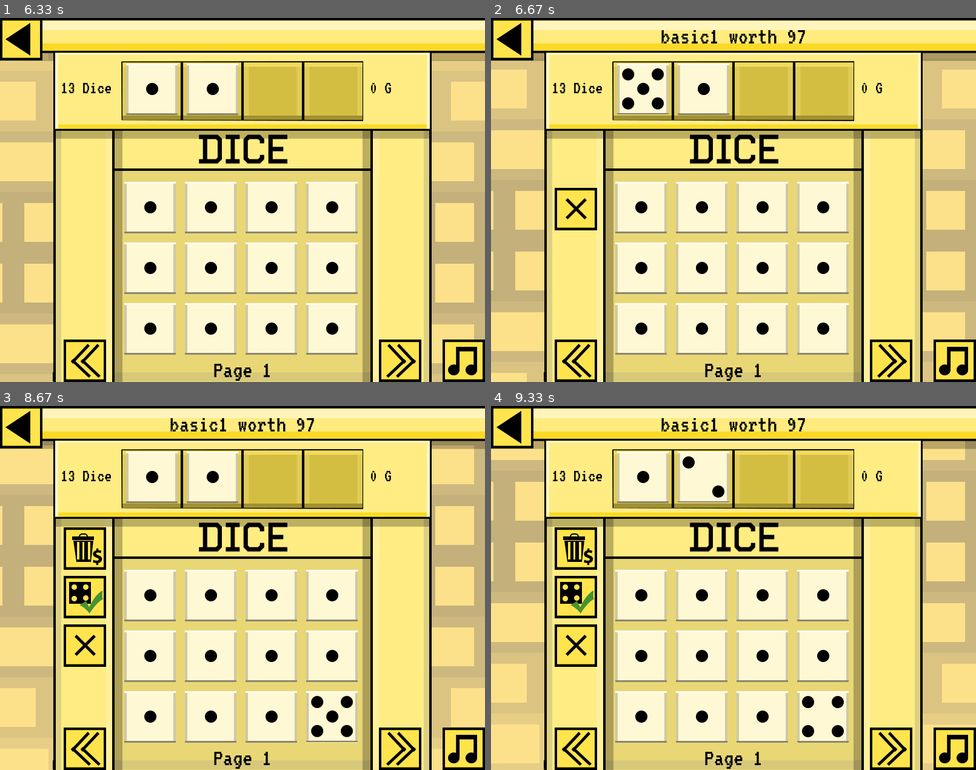
Above: before the commit, frames 1-4 (two rows, left to right).
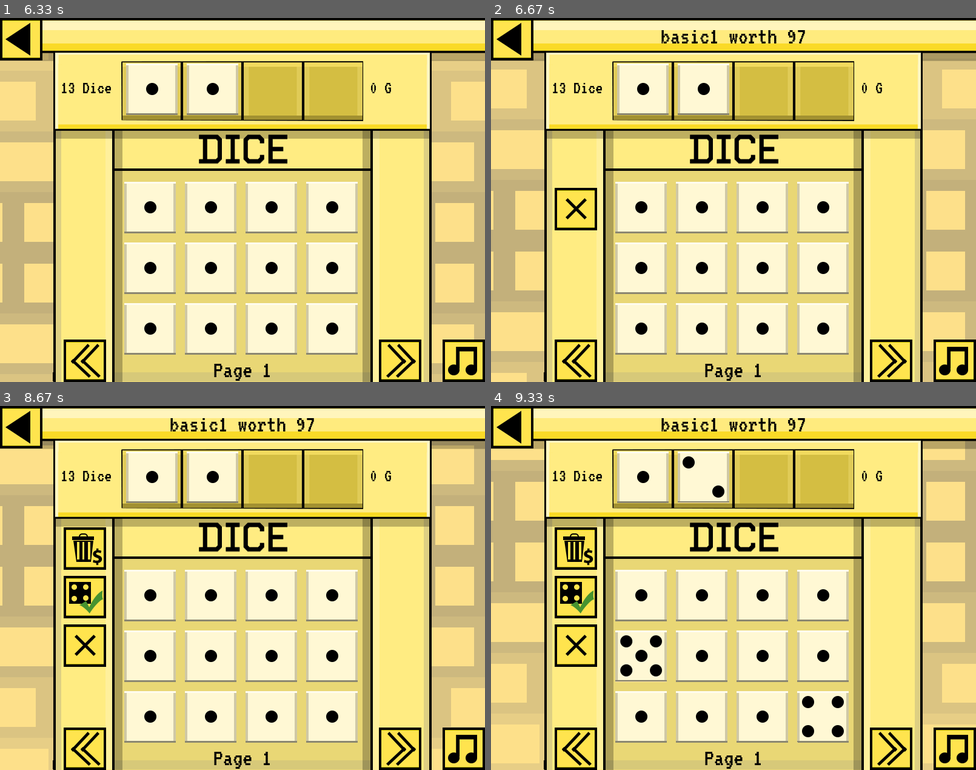
Above: after the commit, the same moments.

Repository: bloopsoup/DANGERdice
Game: pygame game, started from DANGERdice.py
The game is run twice, just before and just after one commit, with the same random seed, the same clock (stepped at 60 frames per second) and the same inputs.
Inputs (mouse positions are in pixels of both pictures, inside the frame that each line leads up to):
- Up to frame 1 (6.33 s): click (242, 203) at 3.68 s; click (446, 119) at 4.02 s; click (465, 360) at 4.35 s; move the mouse to (392, 192) at 4.63 s; click (392, 192) at 4.68 s; type "an" at 5.52 s; type "n" at 5.72 s; tap Enter at 5.85 s; click (126, 265) at 6.12 s
- Up to frame 2 (6.67 s): click "HP: 100 / 100" at 6.45 s
- Up to frame 3 (8.67 s): click (169, 693) at 6.78 s; click (397, 748) at 7.12 s; click (164, 471) at 7.45 s; click (87, 748) at 7.78 s; click (126, 493) at 8.12 s; click (329, 708) at 8.45 s
- Up to frame 4 (9.33 s): click (704, 478) at 8.78 s; click (646, 675) at 9.12 s

Frame 1 is identical in both runs. In frame 2, 0.3% of the frame differs, in the area x 26-37%, y 13-27%; in frame 3, 0.3%; in frame 4, 0.3%.

Commit message:
migrated loot

Diff:
--- a/DANGERdice.py
+++ b/DANGERdice.py
@@ -2,7 +2,7 @@
 import pygame
 import sys
 from controller import Control
-from controller.states import Attributions, MainMenu, Intro, PlayerMenu, Inventory, Ending, GameOver, Load, Save
+from controller.states import Attributions, MainMenu, Intro, PlayerMenu, Inventory, Ending, GameOver, Load, Save, Loot
 
 
 ###############
@@ -45,7 +45,8 @@
     "ending": Ending(),
     "game_over": GameOver(),
     "load": Load(),
-    "save": Save()
+    "save": Save(),
+    "loot": Loot()
 }
 
 ###############
--- a/controller/config/dice_config.py
+++ b/controller/config/dice_config.py
@@ -10,6 +10,6 @@
     "heal1": [[1, 2, 3, 4, 5, 6], 1, 600, "heal", True],
     "heal2": [[1, 2, 3, 4, 5, 6], 2, 600, "heal", True],
     "heal3": [[1, 2, 3, 4, 5, 6], 3, 600, "heal", True],
-    "divider": [[1, 1, 1, 2, 2, 3], 1000, True],
-    "multiplier": [[1, 1, 1, 2, 2, 3], 3000, True]
+    "divider1": [[1, 1, 1, 2, 2, 3], 1, 1000, "divide", True],
+    "multiplier1": [[1, 1, 1, 2, 2, 3], 1, 3000, "multiplier", True]
 }
--- a/controller/loader.py
+++ b/controller/loader.py
@@ -1,19 +1,17 @@
+import random
 import pygame
-from entities.enemies import Enemy, Player
-from entities.dice import Die
-from gui.utils import Spritesheet, IndexCycler
-
 from .utils import rp, path_sheet, path_static, path_sfx, path_song
 from .config import dice_config, enemy_config, fonts_config, idle_animation_config, static_config, spritesheet_config, \
     chunk_config, sound_config
+from gui.utils import Spritesheet, IndexCycler
+from entities.enemies import Enemy, Player
+from entities.dice import Die
 
 
-# Because loading files from disk is expensive
 loaded_spritesheets = {}
 loaded_static = {}
 
 
-# UTILS
 def load_idle_animation(animation: str) -> IndexCycler:
     """Loads an idle animation."""
     assert animation in idle_animation_config, "not a valid animation"
@@ -68,7 +66,11 @@
     return load_spritesheet(name).load_all_images()
 
 
-# FACTORY FUNCTIONS
+def random_die_name() -> str:
+    """Gets a random die name."""
+    return random.choice(list(dice_config.keys()))
+
+
 def create_die(die_type: str) -> Die:
     """Creates a die."""
     assert die_type in dice_config, "not a valid die type"
--- a/controller/states/__init__.py
+++ b/controller/states/__init__.py
@@ -8,3 +8,4 @@
 from .game_over import GameOver
 from .save import Save
 from .load import Load
+from .loot import Loot
--- a/controller/states/loot.py
+++ b/controller/states/loot.py
@@ -1,82 +1,35 @@
+import pygame
+from .state import State
+from ..utils import music_handler
+from ..loader import load_static, load_all_sprites, load_font, load_sound, load_idle_animation, random_die_name
+from gui.elements import StaticBG, PTexts, Idle
+from gui.commands import TimerCommand, MoveCommand
+
+
 class Loot(State):
     """A screen that can show up if the player has won a die from the previous battle."""
-    tier = [
-        ["basic1", "basic1", "basic1", "basic1", "basic1", "basic2", "poison1", "poison1"],
-        ["basic1", "basic1", "basic1", "basic1", "basic2", "poison1", "poison1", "poison2", "heal1"],
-        ["basic1", "basic1", "basic1", "basic1", "basic2", "basic2", "basic3", "poison1", "poison1", "poison2"],
-        ["basic1", "basic1", "basic2", "basic2", "basic2", "basic3", "basic3", "poison1", "poison1", "poison2",
-         "multiplier1", "divider1"],
-        ["basic2", "basic2", "basic3", "basic3", "basic3", "basic4", "basic4", "basic5", "poison1", "poison1",
-         "poison2", "poison3", "multiplier2", "divider3"],
-        ["basic5"]
-    ]
-
-    storage = {}
-    for i in range(6):
-        for j in range(4):
-            storage["p{0}-{1}".format(i, j)] = tier[i]
-            storage["l{0}-{1}".format(i, j)] = tier[i]
 
     def __init__(self):
         super().__init__()
+        self.player_display = Idle(load_all_sprites("player"), (-300, 257), None, load_idle_animation("player"))
+        self.loot_display = PTexts([load_static("black")], (0, 0), load_font("M"), 1, [(0, 100)], True)
 
-        self.timer = DTimer(pygame.USEREVENT + 1)
-        self.step = 0
+    def setup_canvas(self):
+        self.canvas.add_element(StaticBG([load_static("crate")], (0, 0)), 0)
+        self.canvas.add_element(StaticBG([load_static("ground")], (0, 0)), 0)
+        self.canvas.add_element(self.player_display, 0)
+        self.player_display.set_position(pygame.Vector2(-300, 257))
+        self.canvas.add_element(self.loot_display, 0)
+        self.loot_display.set_text(0, "")
 
-        self.font = fonts[3]
-        self.text = self.font.render("", True, (0, 0, 0))
+    def setup_commands(self):
+        self.command_queue.append_commands([MoveCommand(self.player_display, (10, 0), (300, 257), None),
+                                            TimerCommand(1.5, self.give_loot)])
+        self.command_queue.append_commands([TimerCommand(2, lambda: self.to("player_menu"))])
 
-        self.dice_name = ""
-
-        self.player_x = 300
-        self.player_y = 257
-
-    def cleanup(self):
-        self.step = 0
-        self.text = self.font.render("", True, (0, 0, 0))
-        self.dice_name = ""
-
-    def startup(self):
-        # Setup Canvas
-        self.canvas = Canvas()
-        self.canvas.add_element(StaticBG([load_img(load_s("land2.png"))], (0, 0)), 0)
-        self.canvas.add_element(StaticBG([load_img(load_s("ground0.png"))], (0, 0)), 0)
-
-        # Setup Player
-        self.player.direct_move(-300, self.player_y)
-        self.player.command_move(10, 0, self.player_x, self.player_y)
-        self.player.name_display(False)
-        self.player.display_mode("")
-
-        # Prepare the loot
-        self.give_loot()
-
-        self.timer.activate(1.5)
-
-    def handle_event(self, event):
-        if event.type == self.timer.event:
-            if self.step == 0:
-                handle_sound("good.mp3")
-                self.text = self.font.render("You got {0}!".format(self.dice_name), True, (0, 0, 0))
-                self.timer.activate(2)
-                self.step += 1
-            elif self.step == 1:
-                self.to("player_menu")
-
-    def update(self, surface, dt):
-        self.canvas.update(surface, dt)
-        State.player.update(surface, dt)
-        self.timer.update(dt)
-
-        surface.blit(self.text, (self.center(self.text), 100))
-
-    # Function
     def give_loot(self):
-        """Gives the player the loot. Randomly."""
-        if self.player.current_level in self.storage:
-            die = State.gen_dice(random.choice(self.storage[self.player.current_level]))
-        else:
-            die = State.gen_dice("basic1")
-
-        self.dice_name = die.name
-        self.player.inventory.append(die)
+        """Gives the player loot."""
+        die = random_die_name()
+        self.player.append_to_inventory(die)
+        self.loot_display.set_text(0, "You got {0}!".format(die))
+        music_handler.play_sfx(load_sound("good", True))
